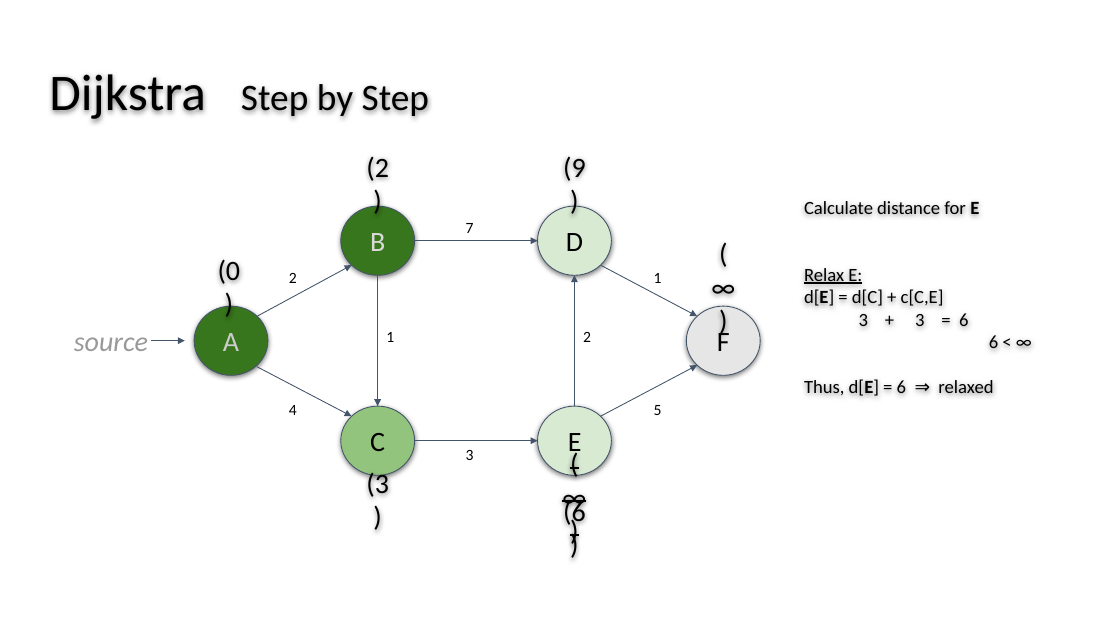
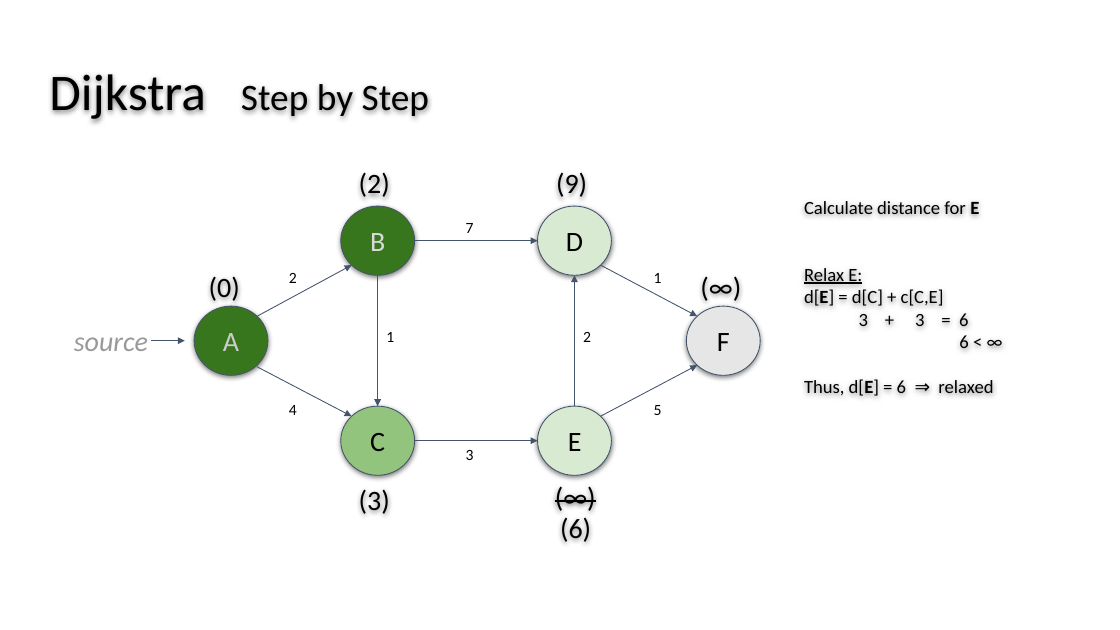
Before and after one commit to wslatts/Dijkstra_AStar_Presentation, a slide deck: slide 8 of Slides_Part2_AlgorithmAnalysis.pptx. Drawn at 1120x630 pixels with LibreOffice and Linux fonts; fonts in the diff are those of the drawing. Boxes give left, top, right and bottom in pixels: in the first picture for what was removed or moved away, otherwise in the second. Text is boxed around its words. In the diff, an @@ line names an element or a change of style, - is before the commit and + after.

Commit message:
Add files via upload
updated formatting changes

```diff
--- a/Slides_Part2_AlgorithmAnalysis.pptx
+++ b/Slides_Part2_AlgorithmAnalysis.pptx
@@ text "(2)" rewrapped from (366,157,389,181) to (359,173,390,197) @@
@@ text "(9)" rewrapped from (563,157,586,181) to (556,173,587,197) @@
@@ text "(0)" rewrapped from (218,260,241,284) to (209,277,240,301) @@
@@ text "(∞)" rewrapped from (697,266,750,307) to (686,266,755,307) @@
@@ text at (959,335,968,348): indent changed @@
@@ text "(3)" rewrapped from (366,470,389,500) to (359,490,390,514) @@
@@ text "(∞)" rewrapped from (549,476,602,517) to (544,476,607,517) @@
@@ text "(6)" rewrapped from (563,498,586,528) to (560,518,591,542) @@
```
Also in this commit, not shown: 14 other slides changed.
